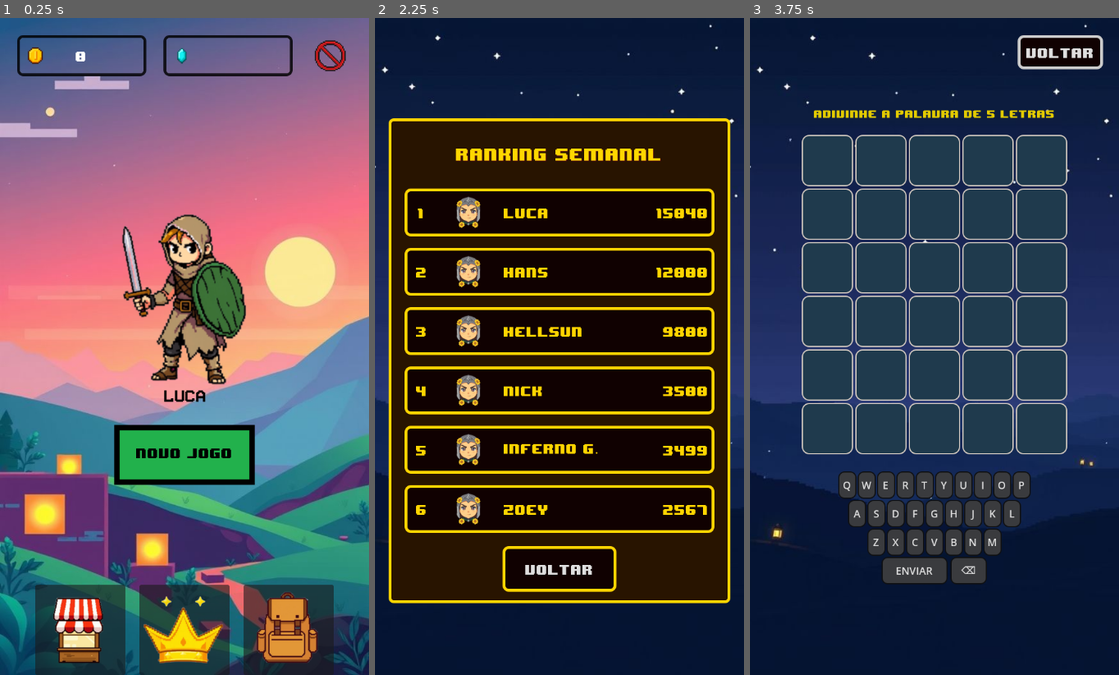
Above: before the commit, frames 1-3 (left to right).
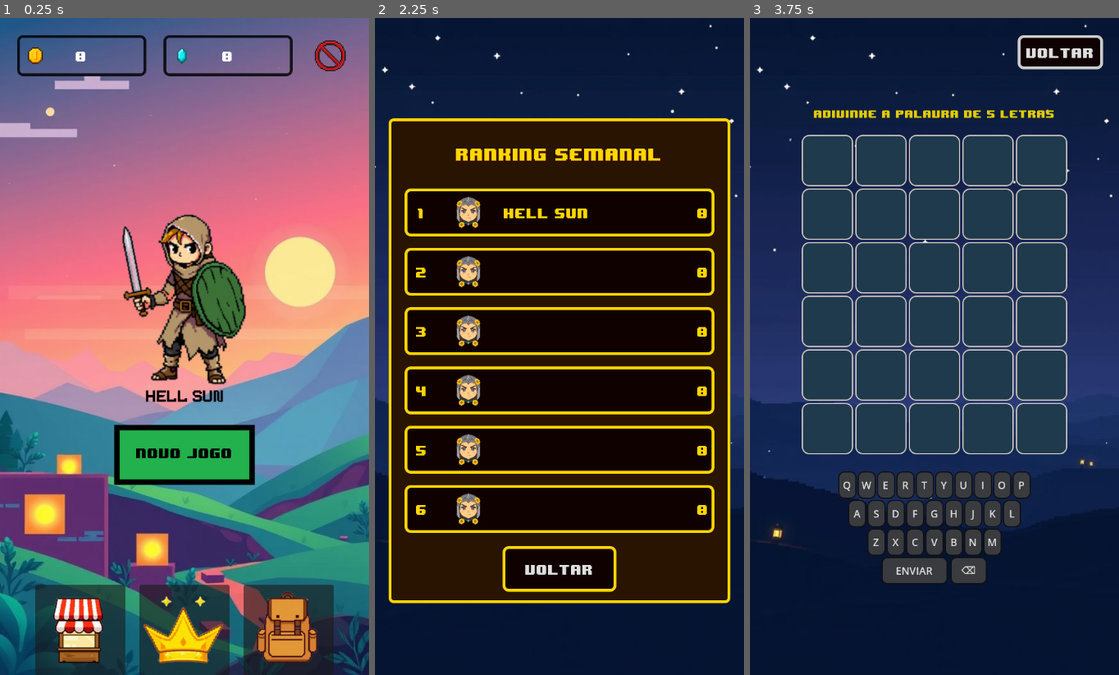
Above: after the commit, the same moments.

Repository: cryptofabrikah-oss/wordmix
Game: Godot game, scene res://scenes/Start.tscn
Same seed, same stepped clock (60 frames per second), same inputs: the game is played once before the commit and once after it.
Inputs (mouse positions are in pixels of both pictures, inside the frame that each line leads up to):
- Up to frame 1 (0.25 s): no input
- Up to frame 2 (2.25 s): click "LUCA" (after the commit: "Hell Sun") at 0.5 s; click "VOLTAR" at 1.25 s; click (559, 629) at 2 s
- Up to frame 3 (3.75 s): click "voltar" at 2.75 s; click "novo Jogo" at 3.5 s

The runs differ from the first frame. In frame 1, 0.3% of the frame differs, in the area x 39-63%, y 5-59%; in frame 2, 1.8%, in the area x 34-90%, y 29-76%; in frame 3, nothing differs.

Commit message:
Global.gd UPDATE e rank UPDATE

Diff:
--- a/scenes/Start.tscn
+++ b/scenes/Start.tscn
@@ -1,7 +1,7 @@
 [gd_scene load_steps=15 format=3 uid="uid://dnvojhvof7qld"]
 
 [ext_resource type="Texture2D" uid="uid://qt30568hb6n8" path="res://assets/start.jpeg" id="1_8t08e"]
-[ext_resource type="Script" uid="uid://b7obskxwllqbo" path="res://scenes/start.gd" id="1_j3bqk"]
+[ext_resource type="Script" uid="uid://b7obskxwllqbo" path="res://scripts/start.gd" id="1_j3bqk"]
 [ext_resource type="Texture2D" uid="uid://brapl3hd4onl" path="res://assets/gold.png" id="2_nqh5h"]
 [ext_resource type="Theme" uid="uid://crbnt5dn6w7by" path="res://themes/new_theme.tres" id="2_yud8w"]
 [ext_resource type="Texture2D" uid="uid://4qlt585wykj5" path="res://assets/market.png" id="3_d48hf"]
--- a/scripts/Global.gd
+++ b/scripts/Global.gd
@@ -2,6 +2,9 @@
 
 var points: int = 0
 var gold: int = 0
+var crystal: int = 0
+var player_name: String = "Hell Sun"
+
 
 # Adiciona uma quantidade de pontos
 func add_points(amount: int) -> void:
--- a/scripts/rank.gd
+++ b/scripts/rank.gd
@@ -3,15 +3,16 @@
 @onready var ranking_list = $Mainpanel/playerslist
 @onready var backb = $Mainpanel/backb
 
-var ranking_data = [
-	{"name": "Luca", "score": 15040, "avatar": "res://assets/avatar1.png"},
-	{"name": "Hans", "score": 12000, "avatar": "res://assets/avatar1.png"},
-	{"name": "Hellsun", "score": 9800,  "avatar": "res://assets/avatar1.png"},
-	{"name": "Nick", "score": 3500,  "avatar": "res://assets/avatar1.png"},
-	{"name": "Inferno G.", "score": 3499,  "avatar": "res://assets/avatar1.png"},
-	{"name": "Zoey", "score": 2567,  "avatar": "res://assets/avatar1.png"},
+# Estrutura inicial com 5 espaços vazios + 1 jogador (o player atual, por exemplo)
+var ranking_data: Array = [
+	{"name": Global.player_name, "score": Global.points, "avatar": "res://assets/avatar1.png"},
+	{"name": "", "score": 0, "avatar": "res://assets/avatar1.png"},
+	{"name": "", "score": 0, "avatar": "res://assets/avatar1.png"},
+	{"name": "", "score": 0, "avatar": "res://assets/avatar1.png"},
+	{"name": "", "score": 0, "avatar": "res://assets/avatar1.png"},
+	{"name": "", "score": 0, "avatar": "res://assets/avatar1.png"},
+]
 
-]
 
 func _ready():
 	backb.pressed.connect(_on_back_pressed)
--- a/scenes/start.gd
+++ b/scripts/start.gd
@@ -4,6 +4,7 @@
 @onready var gold_line = $TopBar/gold_line
 @onready var crystal_line = $TopBar/crystal_line
 @onready var gold_num: Label = $TopBar/gold_line/gold_num  # Label que mostra o gold
+@onready var crystal_num: Label = $TopBar/crystal_line/crystal_num  # Label que mostra o gold
 # CenterBox
 @onready var start_btn = $CenterBox/StartB
 @onready var playerselect_btn = $CenterBox/PLayerB
@@ -11,6 +12,7 @@
 @onready var market_btn = $BottonBar/Market
 @onready var rank_btn = $BottonBar/Rank
 @onready var inventory_btn = $BottonBar/Inventory
+@onready var player_namestart = $CenterBox/PLayerB/Name
 
 func _ready():
 	# Conecta os sinais
@@ -19,13 +21,13 @@
 	inventory_btn.pressed.connect(_on_inventory_pressed)
 	start_btn.pressed.connect(_on_start_pressed)
 	playerselect_btn.pressed.connect(_on_player_pressed)
-
+	player_namestart.text = Global.player_name
 	# Atualiza o gold ao abrir o menu
 	_update_gold()
 
 func _update_gold() -> void:
-	if gold_num:
-		gold_num.text = str(Global.gold)
+	gold_num.text = str(Global.gold)
+	crystal_num.text = str(Global.crystal)
 
 # Opcional: atualizar dinamicamente a cada frame
 # func _process(delta):
Renamed: scenes/start.gd.uid -> scripts/start.gd.uid
